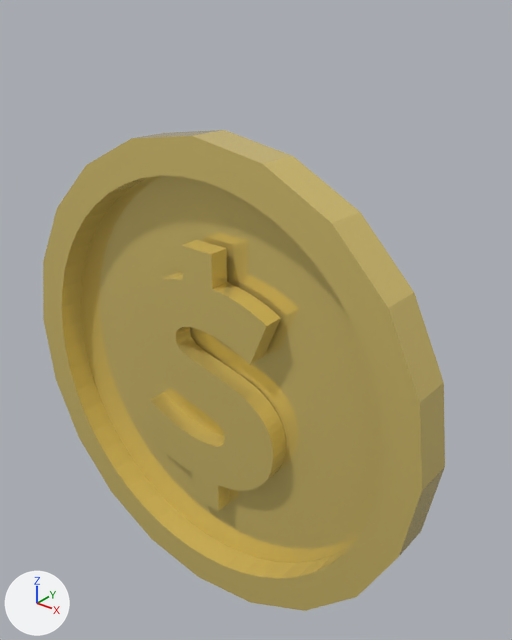
The glTF model public/coin.gltf: old version first, new version second.
Before and after are seen from a 50 mm camera at (0.00555, -0.02169, 0.01041) aimed at (0.00015, -0.01494, 0.00623). Lighting does not change. The marker at lower left points along +X, +Y and +Z.

In view in the first picture: 'coin'.
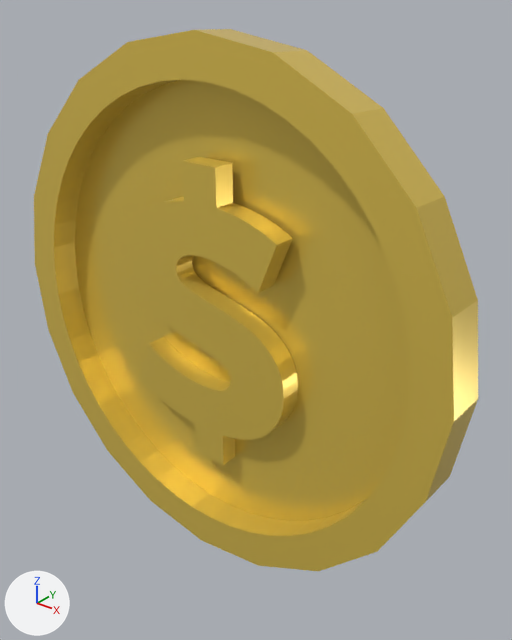
What the commit changed:
Material '3D Text material 6' (mat_3d_text_material_6) changes colour from yellow #f5dd83 to yellow #f4d45e; in linear values from (0.916, 0.723, 0.227) to (0.908, 0.659, 0.111).
In material '3D Text material 6' (mat_3d_text_material_6), roughness goes from 0.0 to 0.28.
In object 'coin' (ob_coin), parent is no longer ob_group_1.
Object 'coin' (ob_coin) moves from (9.5, -1.811, -12.02) to (0.0, -0.0156, 0.003).
Object 'coin' (ob_coin) turns from (0, 0, 0) to (-90, -0.6, -40) degrees about x, y and z.
Object 'coin' (ob_coin) is rescaled from (1.0, 1.0, 1.0) to (0.001, 0.001, 0.001).

Boxes [x1, y1, x2, y2] around the edits, measured in the pictures (512 x 640 px):
'coin', recoloured, surface changed, moved, turned, rescaled: before [43, 130, 445, 611]; after [34, 29, 478, 571]
